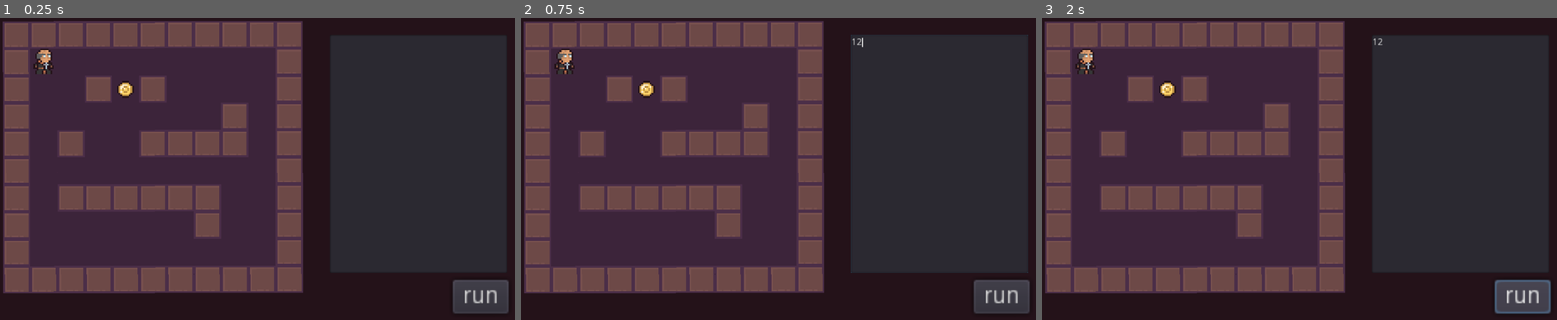
Above: before the commit, frames 1-3 (left to right).
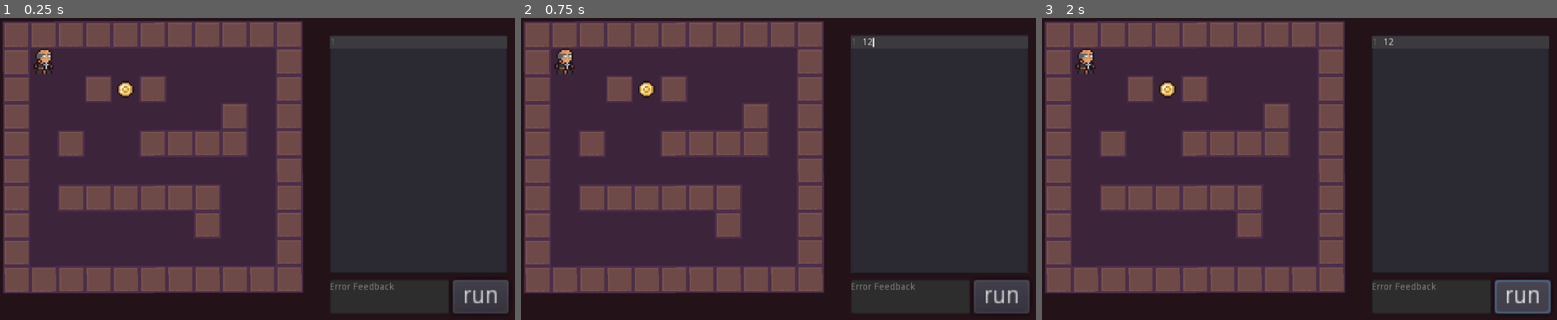
Above: after the commit, the same moments.

Repository: khaizter/project-way-home
Game: Godot game, scene res://levels/level_0.tscn
The game is run twice, just before and just after one commit, with the same random seed, the same clock (stepped at 60 frames per second) and the same inputs.
Inputs (mouse positions are in pixels of both pictures, inside the frame that each line leads up to):
- Up to frame 1 (0.25 s): no input
- Up to frame 2 (0.75 s): click (938, 153) at 0.52 s; type "12" at 0.6 s
- Up to frame 3 (2 s): click "run" at 1.25 s

The runs differ from the first frame. In frame 1, 2.4% of the frame differs, in the area x 64-99%, y 6-98%; in frame 2, 2.4%, in the area x 64-87%, y 6-98%; in frame 3, 2.4%.

Commit message:
Working code editor

Diff:
--- a/entities/compiler_control/compiler_control.tscn
+++ b/entities/compiler_control/compiler_control.tscn
@@ -20,5 +20,16 @@
 margin_right = 452.0
 margin_bottom = 358.0
 rect_scale = Vector2( 0.4, 0.4 )
+highlight_current_line = true
+show_line_numbers = true
+
+[node name="error_feedback" type="TextEdit" parent="."]
+margin_left = 192.0
+margin_top = 152.0
+margin_right = 367.0
+margin_bottom = 202.0
+rect_scale = Vector2( 0.4, 0.4 )
+text = "Error Feedback"
+readonly = true
 
 [connection signal="pressed" from="run_button" to="." method="_on_run_button_pressed"]
--- a/entities/player/player.gd
+++ b/entities/player/player.gd
@@ -5,7 +5,15 @@
 onready var down_checker = $down_checker
 onready var up_checker = $up_checker
 
+onready var initial_position = global_position
 var cell_size = 16
+var commands = []
+
+func _ready():
+	player.connect("player_move",self, "_on_player_move")
+
+func reset_position():
+	global_position = initial_position
 
 func move_to(direction,tween):
 	var target_position = global_position + (direction * cell_size)
@@ -24,29 +32,27 @@
 	else:
 		return false
 
-
 func iterate_commands(commands):
-	for direction in commands:
+	for index in range(len(commands)):
+		var direction = commands[index]
 		var tween = create_tween()
 		if move_to(direction,tween):
 			yield(tween, "finished")
-			print('commanded')
 		else:
-			print('action cannot do')
+#			illegal action
+			pass
+#		last command ended
+		if index == len(commands) - 1:
+			reset_position()
 
 func run_code(code):
 	evaluate_code(code)
-#	var commands = []
-#	commands.append(Vector2.LEFT)
-#	commands.append(Vector2.RIGHT)
-#	commands.append(Vector2.RIGHT)
-#	commands.append(Vector2.RIGHT)
-#	commands.append(Vector2.DOWN)
-#	iterate_commands(commands)
+#
+	iterate_commands(commands)
+	commands = []
 
 func evaluate_code(input):
-	var transformedInput  = input.replace('\n','\n\t')
-#	transformedInput = transformedInput.replace('print','print_output')
+	var transformedInput  = input.replace('\n','\n\t') + '\n\tpass'
 	var script = GDScript.new()
 	script.set_source_code("func eval():\n\t" + transformedInput)
 	script.reload()
@@ -54,5 +60,9 @@
 	var obj = Reference.new()
 	obj.set_script(script)
 
-#	return obj.eval()
+	print('code run')
 	obj.eval()
+
+func _on_player_move(direction, times):
+	for i in range(times):
+		commands.append(direction)
--- a/levels/level_0.tscn
+++ b/levels/level_0.tscn
@@ -81,7 +81,6 @@
 
 [node name="camera" type="Camera2D" parent="."]
 position = Vector2( 152, 88 )
-scale = Vector2( 1, 1 )
 current = true
 zoom = Vector2( 0.3, 0.3 )
 
--- a/project.godot
+++ b/project.godot
@@ -13,6 +13,10 @@
 config/name="project-way-home"
 run/main_scene="res://levels/level_0.tscn"
 config/icon="res://icon.png"
+
+[autoload]
+
+player="*res://singleton/Player.gd"
 
 [gui]
 
--- /dev/null
+++ b/singleton/Player.gd
@@ -0,0 +1,18 @@
+extends Node
+
+signal player_move(direction, times)
+
+func _ready():
+	pass
+
+func moveRight(times = 1):
+	emit_signal("player_move", Vector2.RIGHT, times)
+
+func moveLeft(times = 1):
+	emit_signal("player_move", Vector2.LEFT, times)
+
+func moveUp(times = 1):
+	emit_signal("player_move", Vector2.UP, times)
+
+func moveDown(times = 1):
+	emit_signal("player_move", Vector2.DOWN, times)
--- /dev/null
+++ b/singleton/Score.gd
@@ -0,0 +1,7 @@
+extends Node
+
+func _ready():
+	pass
+
+func move_right():
+	print('move-right')
